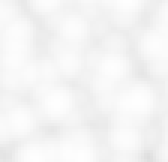
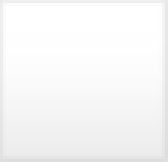
Layered file, before and after one edit (168×162). Changes by layer:
pixels changed over 0, 0, 168, 162 (layer not identified)
